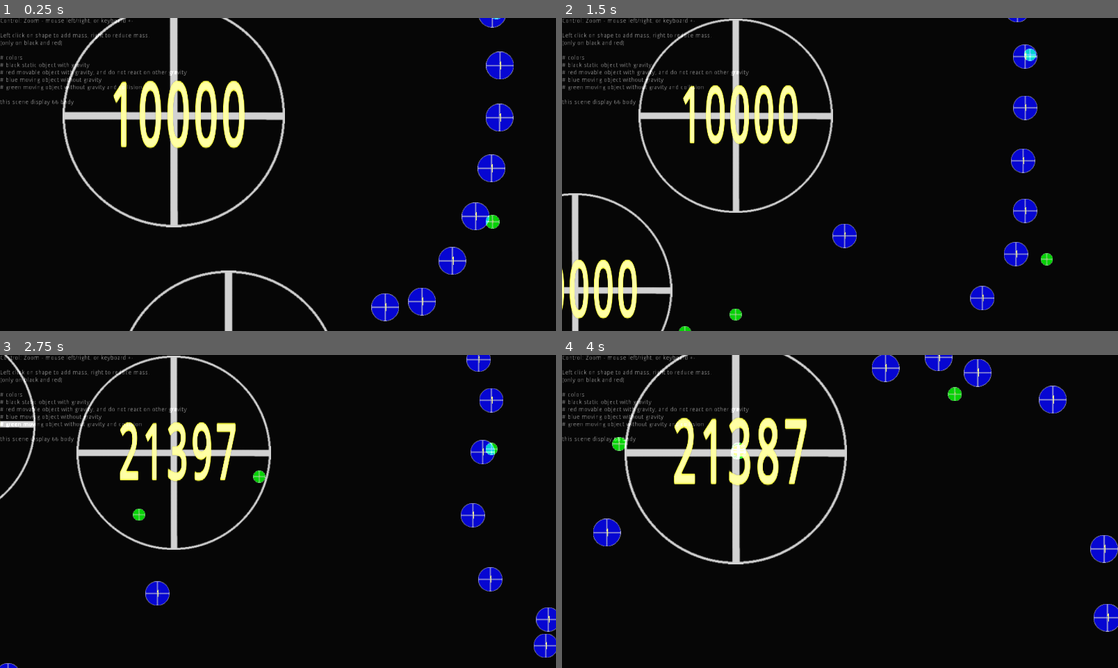
Above: before the commit, frames 1-4 (two rows, left to right).
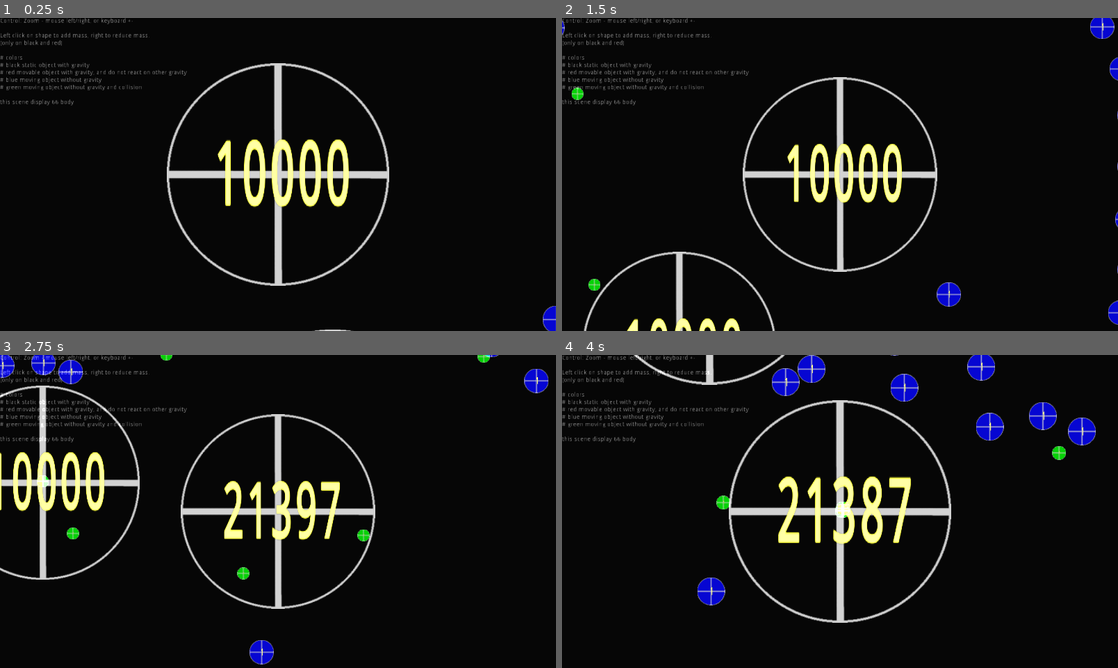
Above: after the commit, the same moments.

Repository: danilw/godot-utils-and-other
Game: Godot game, scene res://scene.tscn
Two runs of this game, one before a commit and one after it. Both use one fixed random seed, a clock stepped at 60 frames per second and the inputs below.
Inputs (mouse positions are in pixels of both pictures, inside the frame that each line leads up to):
- Up to frame 1 (0.25 s): no input
- Up to frame 2 (1.5 s): move the mouse to (962, 158) at 0.52 s; press the mouse at (962, 158) at 0.53 s; move the mouse to (728, 190) at 1.27 s; release the mouse at (728, 190) at 1.28 s; right-click (728, 190) at 1.35 s
- Up to frame 3 (2.75 s): move the mouse to (333, 442) at 2.02 s; press the mouse at (333, 442) at 2.03 s
- Up to frame 4 (4 s): move the mouse to (812, 574) at 2.77 s; release the mouse at (812, 574) at 2.78 s; right-click (812, 574) at 2.85 s; move the mouse to (1006, 558) at 3.52 s; press the mouse at (1006, 558) at 3.53 s

The runs differ from the first frame. In frame 1, 13% of the frame differs, in the area x 11-100%, y 0-100%; in frame 2, 14%; in frame 3, 15%, in the area x 0-100%, y 0-100%; in frame 4, 15%.

Commit message:
Add files via upload

Diff:
--- a/2d_ex_physics/CPU_phys.gd
+++ b/2d_ex_physics/CPU_phys.gd
@@ -20,7 +20,8 @@
 func _ready():
 	# preload
 	elem=preload("res://CPU_object.tscn")
-	self.position=get_viewport().size/2
+	var iResolution=Vector2(1280,720)
+	self.position=iResolution/2
 
 	# static gravity objects
 	spawn_1()
